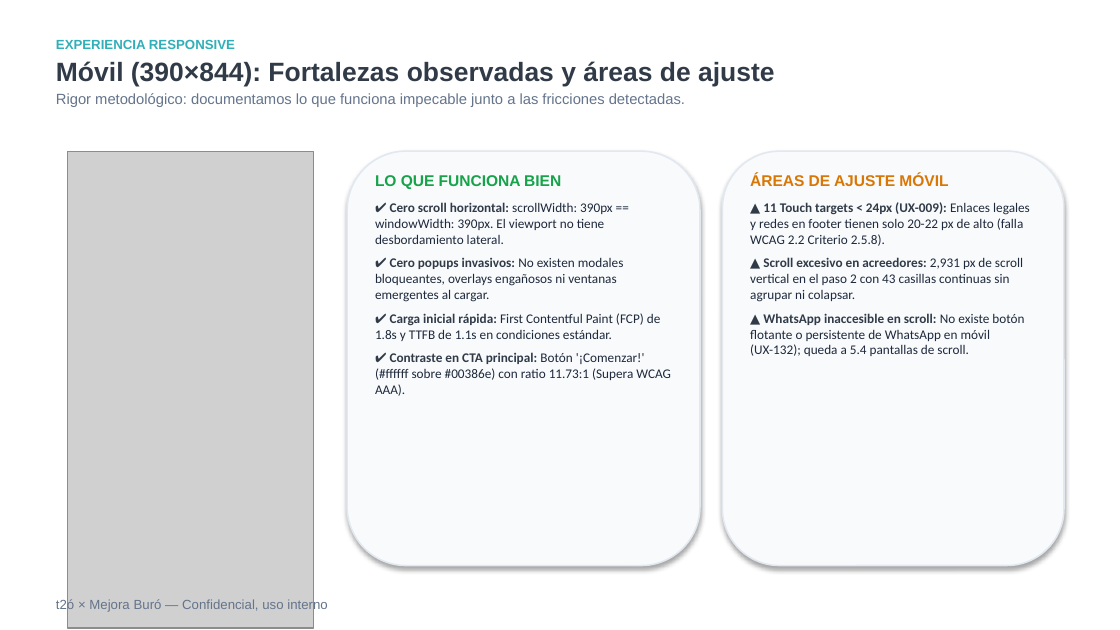
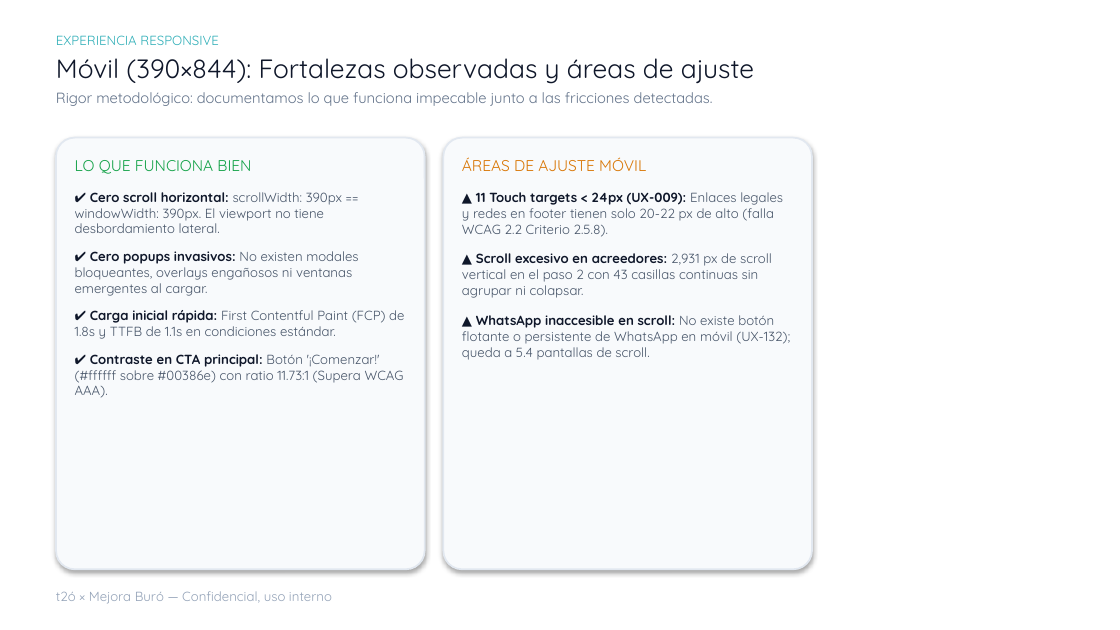
Before and after one commit to AmauriRodriguexX/mejora-tu-buro, a slide deck: slide 15 of entrega-final/auditoria-ux-mejoraburo-t2o.pptx (slide 14 before the commit). Drawn at 1120x630 pixels with LibreOffice and Linux fonts; fonts in the diff are those of the drawing; grey boxes stand for pictures; background and template pictures are left out. Boxes give left, top, right and bottom in pixels: in the first picture for what was removed or moved away, otherwise in the second. Text is boxed around its words. In the diff, an @@ line names an element or a change of style, - is before the commit and + after.

```diff
--- a/entrega-final/auditoria-ux-mejoraburo-t2o.pptx
+++ b/entrega-final/auditoria-ux-mejoraburo-t2o.pptx
@@ text "EXPERIENCIA RESPONSIVE" at [56,35,754,106]: font Arial to Quicksand; bold off in "EXPERIENCIA RESPONSIVE", "Móvil (390×844): Fortalezas observadas y áreas de ..."; text colour #313B48 to #0F172A in "Móvil (390×844): Fortalezas observadas y áreas de ..."; less space between paragraphs; more space between paragraphs @@
@@ rounded rectangle added at [56,138,424,569], fill #F8FAFC, outline #E2E8F0 1.13 pt @@
@@ rounded rectangle: place and size @@
-rounded rectangle at [347,151,700,566]
+rounded rectangle at [444,138,812,569]
@@ rounded rectangle at [444,138,812,569]: outline #E2E8F0 1 pt to #E2E8F0 1.13 pt; proportions changed @@
@@ picture removed at [67,151,314,628] @@
@@ text "LO QUE FUNCIONA BIEN": place and size @@
-text "LO QUE FUNCIONA BIEN" at [375,175,671,396]
+text "LO QUE FUNCIONA BIEN" at [75,160,404,397]
@@ text "LO QUE FUNCIONA BIEN" at [75,160,404,397]: font Arial to Quicksand, bold off in "LO QUE FUNCIONA BIEN"; font Calibri to Quicksand; text colour #313B48 to #0F172A in "✔ Cero scroll horizontal:", "✔ Cero popups invasivos:", "✔ Carga inicial rápida:", "✔ Contraste en CTA principal:"; text colour #1E293B to #475569 in "scrollWidth: 390px == windowWidth: 390px. El viewport ...", "No existen modales bloqueantes, overlays engañosos ni ...", "First Contentful Paint (FCP) de 1.8s y ...", "Botón '¡Comenzar!' (#ffffff sobre #00386e) con ratio ..."; less space between paragraphs; more space between paragraphs @@
@@ text "ÁREAS DE AJUSTE MÓVIL": place and size @@
-text "ÁREAS DE AJUSTE MÓVIL" at [750,174,1030,356]
+text "ÁREAS DE AJUSTE MÓVIL" at [462,157,790,360]
@@ text "ÁREAS DE AJUSTE MÓVIL" at [462,157,790,360]: font Arial to Quicksand, bold off in "ÁREAS DE AJUSTE MÓVIL"; font Calibri to Quicksand; text colour #313B48 to #0F172A in "▲ 11 Touch targets < 24px (UX-009):", "▲ Scroll excesivo en acreedores:", "▲ WhatsApp inaccesible en scroll:"; text colour #1E293B to #475569 in "Enlaces legales y redes en footer tienen ...", "2,931 px de scroll vertical en el ...", "No existe botón flotante o persistente de ..."; less space between paragraphs; more space between paragraphs @@
@@ rounded rectangle removed at [722,151,1064,566] @@
@@ text "t2ó × Mejora Buró — ...": place and size @@
-text "t2ó × Mejora Buró — ..." at [56,598,327,612]
+text "t2ó × Mejora Buró — ..." at [56,591,332,604]
@@ text "t2ó × Mejora Buró — ..." at [56,591,332,604]: font Arial to Quicksand, text colour #64748B to #94A3B8 @@
```
Also in this commit, not shown: 22 other slides changed, 1 slide added, 2 slides removed, 5 other files.
